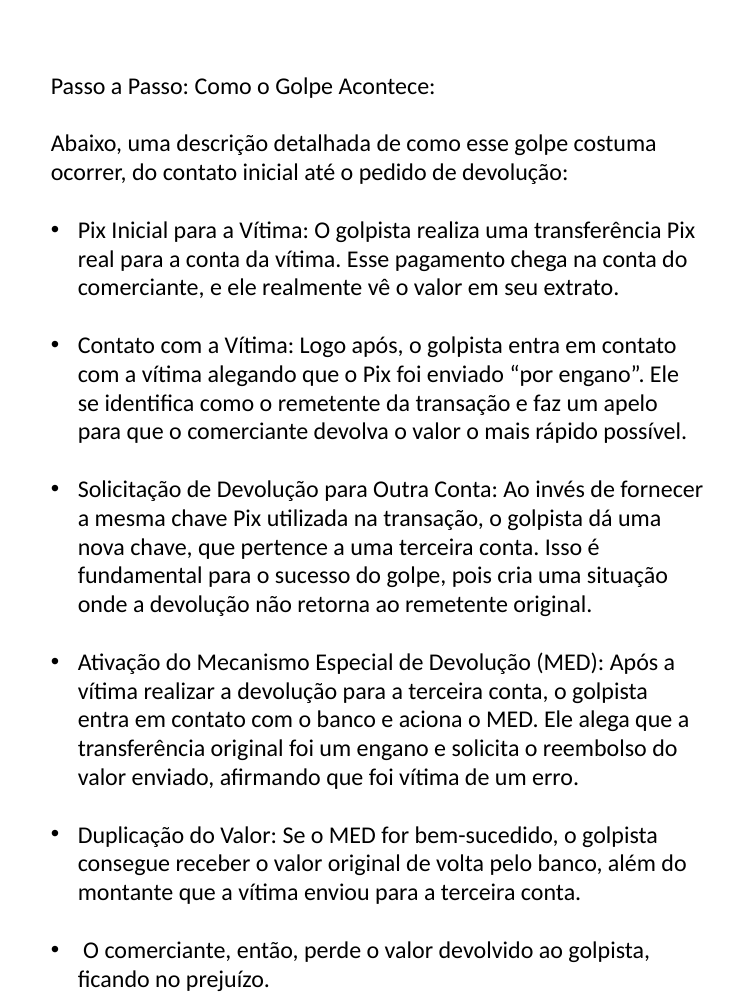
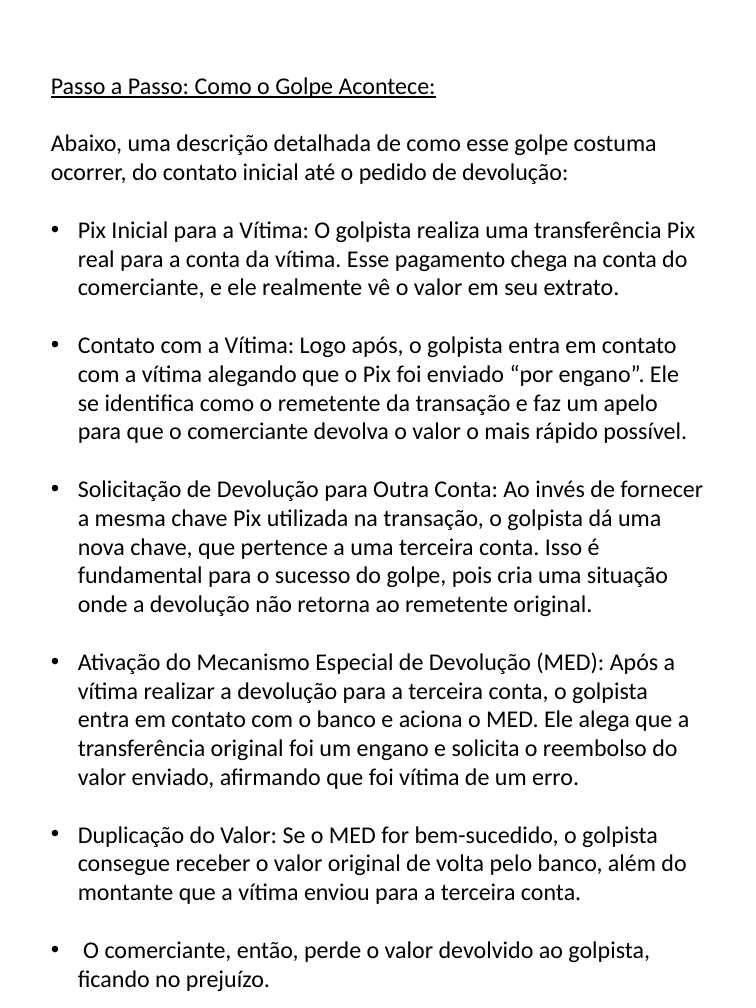
Before and after one commit to andresilveira1980/book-inteligencia-artificial-dio, a slide deck: slide 5 of e-book.pptx. Drawn at 756x1008 pixels with LibreOffice and Linux fonts; fonts in the diff are those of the drawing. Boxes give left, top, right and bottom in pixels: in the first picture for what was removed or moved away, otherwise in the second. Text is boxed around its words. In the diff, an @@ line names an element or a change of style, - is before the commit and + after.

```diff
--- a/e-book.pptx
+++ b/e-book.pptx
@@ text at [51,77,657,184]: underline on in "Passo a Passo: Como o Golpe Acontece:" @@
```
Also in this commit, not shown: 4 other slides changed, 5 slides added.
